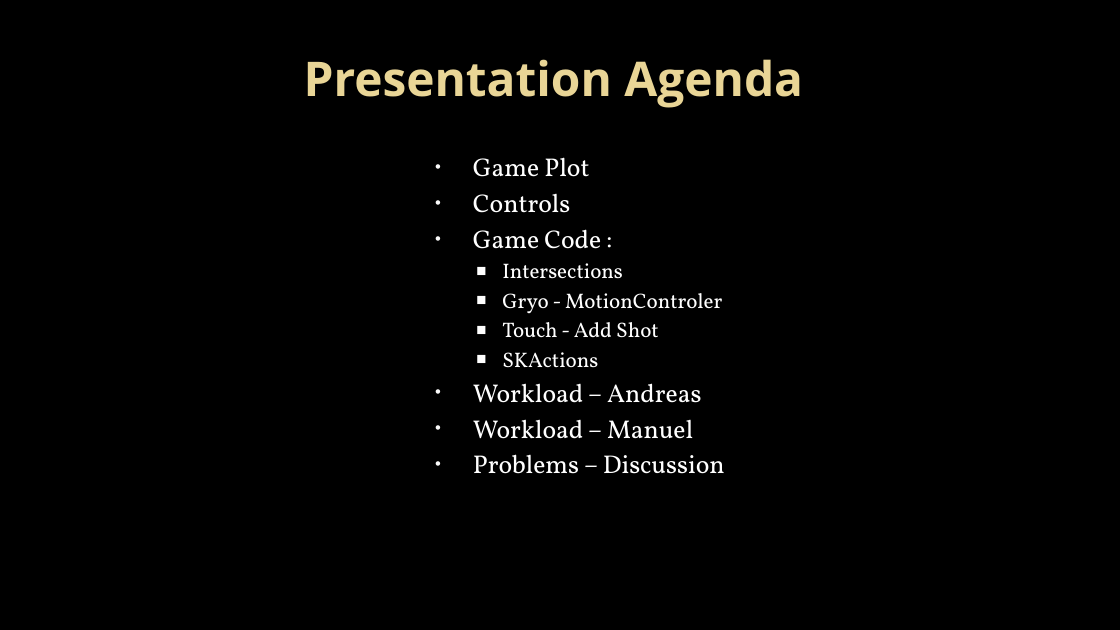
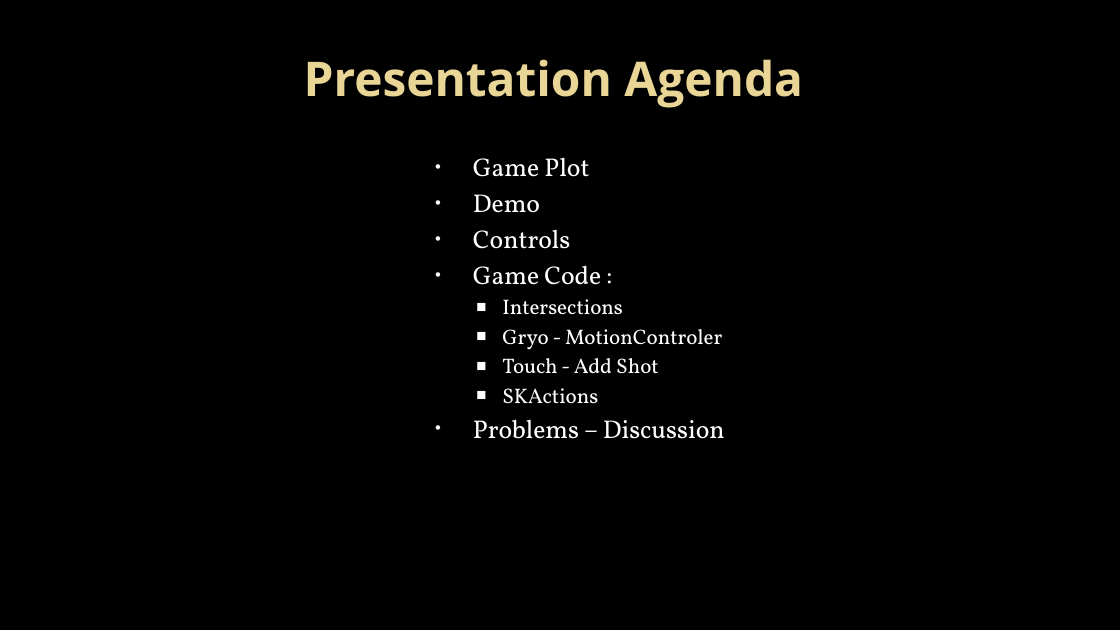
Before and after one commit to andreasdietze/MobileAppWiSe1718, a slide deck: slide 2 of Präsentation/MobileAppsWiSe1718_Dietze_Schmitt_Vorabversion.pptx. Drawn at 1120x630 pixels with LibreOffice and Linux fonts; fonts in the diff are those of the drawing; background and template pictures are left out. Boxes give left, top, right and bottom in pixels: in the first picture for what was removed or moved away, otherwise in the second. Text is boxed around its words. In the diff, an @@ line names an element or a change of style, - is before the commit and + after.

Commit message:
Small presentation fixes (language, translation), seperate workload documention file

```diff
--- a/Präsentation/MobileAppsWiSe1718_Dietze_Schmitt_Vorabversion.pptx
+++ b/Präsentation/MobileAppsWiSe1718_Dietze_Schmitt_Vorabversion.pptx
@@ text at (473, 194, 540, 213): paragraph added @@
+• Demo
@@ text at (473, 383, 701, 439): paragraphs removed @@
-• Workload – Andreas
-• Workload – Manuel
```
Also in this commit, not shown: 7 other slides changed, 1 slide added, 1 other file.
